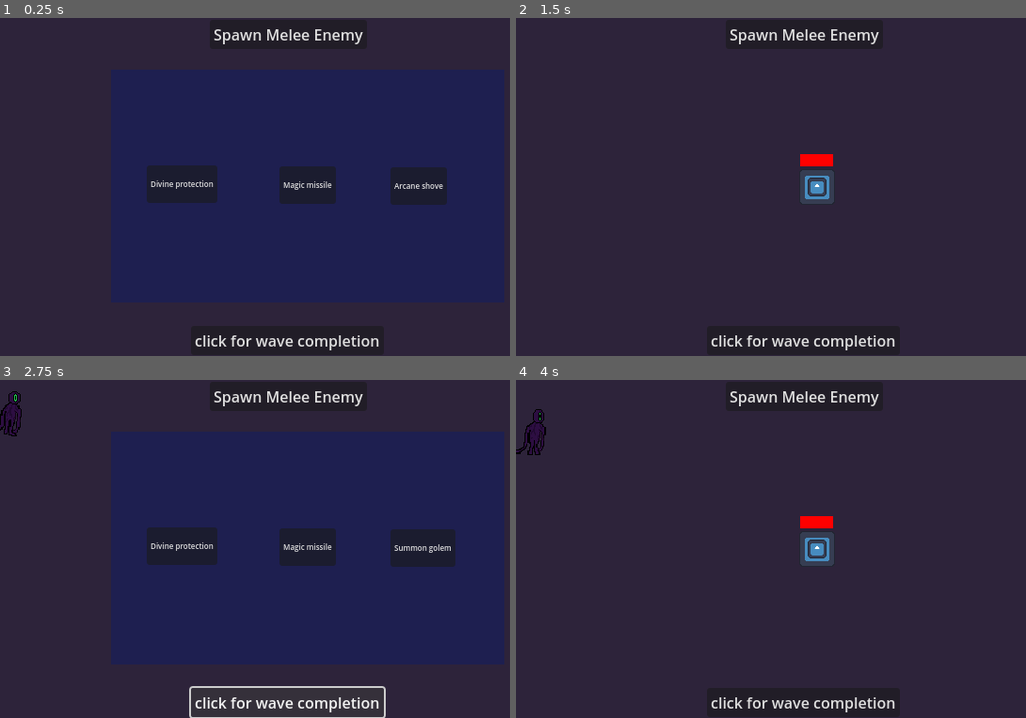
Above: before the commit, frames 1-4 (two rows, left to right).
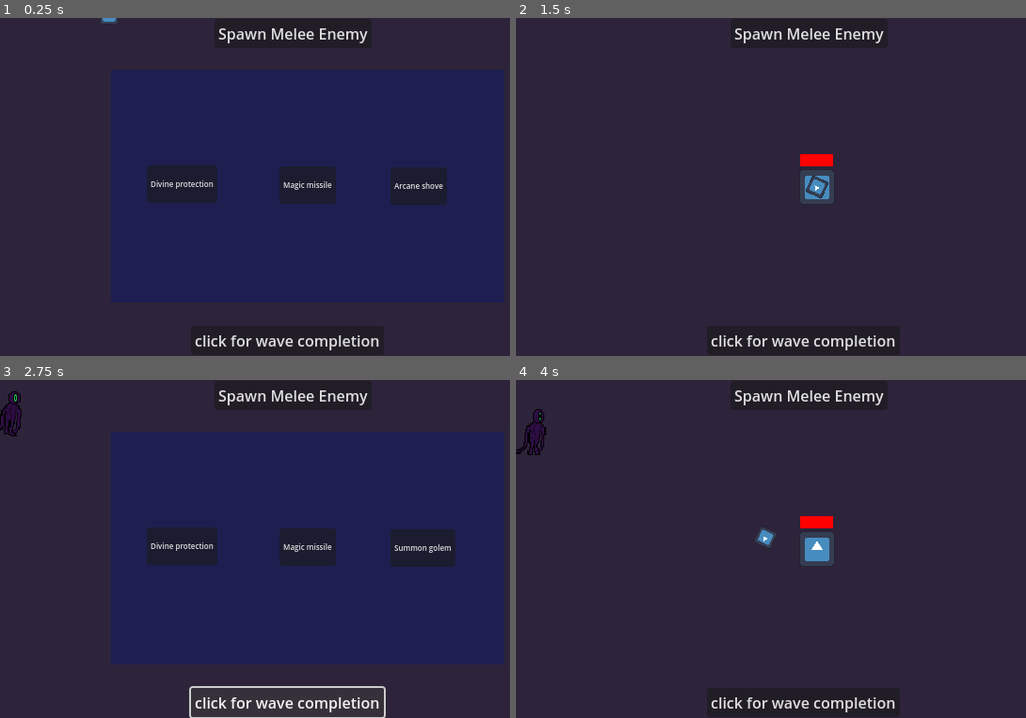
Above: after the commit, the same moments.

Repository: TobiasTV49/Informatica-Eindopdracht
Game: Godot game, scene res://Functionality/Scenes/main.tscn
The game is run twice, just before and just after one commit, with the same random seed, the same clock (stepped at 60 frames per second) and the same inputs. The engine's default icon, where the game draws it, is replaced by a stand-in: a white triangle on a blue panel in a dark square.
Inputs:
- Up to frame 1 (0.25 s): no input
- Up to frame 2 (1.5 s): click "Spawn Melee Enemy" at 0.5 s; click "Divine protection" at 1.25 s
- Up to frame 3 (2.75 s): click "click for wave completion" at 2 s
- Up to frame 4 (4 s): click "Magic missile" at 2.75 s; hold Right (right) from 3.53 s (still down); tap Space (temp_fire, bound only after the commit) at 3.6 s

The runs differ from the first frame. In frame 1, 0.7% of the frame differs, in the area x 19-73%, y 0-8%; in frame 2, 0.7%; in frame 3, 0.6%; in frame 4, 0.9%, in the area x 41-73%, y 3-53%.

Commit message:
bullet kinda working

Diff:
--- a/Functionality/Scenes/bullet.tscn
+++ b/Functionality/Scenes/bullet.tscn
@@ -5,7 +5,9 @@
 
 [sub_resource type="RectangleShape2D" id="RectangleShape2D_x5uif"]
 
-[node name="bullet" type="Area2D"]
+[node name="bullet" type="CharacterBody2D"]
+collision_layer = 2
+collision_mask = 2
 script = ExtResource("1_vt3w6")
 
 [node name="bulletTexture" type="Sprite2D" parent="."]
--- a/Functionality/Scenes/enemy.tscn
+++ b/Functionality/Scenes/enemy.tscn
@@ -75,11 +75,14 @@
 }]
 
 [sub_resource type="CapsuleShape2D" id="CapsuleShape2D_7d4ii"]
-radius = 6.0
-height = 24.0
+height = 44.0
 
 [sub_resource type="CircleShape2D" id="CircleShape2D_gcqi8"]
 radius = 38.0
+
+[sub_resource type="CapsuleShape2D" id="CapsuleShape2D_1mqi6"]
+radius = 14.0
+height = 46.0
 
 [node name="melee_enemy" type="CharacterBody2D" groups=["enemies"]]
 position = Vector2(23, 23)
@@ -91,20 +94,28 @@
 autoplay = "walking"
 
 [node name="Collision" type="CollisionShape2D" parent="."]
-position = Vector2(-2, -1)
+position = Vector2(-3, 0)
 shape = SubResource("CapsuleShape2D_7d4ii")
 
 [node name="AttackRange" type="Area2D" parent="."]
-position = Vector2(-6, -1)
-scale = Vector2(0.760001, 0.760001)
+position = Vector2(-4, -1)
+scale = Vector2(0.720001, 0.720001)
 
 [node name="RangeShape" type="CollisionShape2D" parent="AttackRange"]
-position = Vector2(3.94736, 0)
 shape = SubResource("CircleShape2D_gcqi8")
 
 [node name="Attacktimer" type="Timer" parent="."]
 wait_time = 0.5
 
+[node name="HitBox" type="Area2D" parent="."]
+collision_layer = 2
+collision_mask = 2
+
+[node name="HitBoxShape" type="CollisionShape2D" parent="HitBox"]
+position = Vector2(-3, 0)
+shape = SubResource("CapsuleShape2D_1mqi6")
+
 [connection signal="body_entered" from="AttackRange" to="." method="_on_attack_range_body_entered"]
 [connection signal="body_exited" from="AttackRange" to="." method="_on_attack_range_body_exited"]
 [connection signal="timeout" from="Attacktimer" to="." method="_on_attacktimer_timeout"]
+[connection signal="body_entered" from="HitBox" to="." method="_on_hit_box_body_entered"]
--- a/Functionality/Scenes/main.tscn
+++ b/Functionality/Scenes/main.tscn
@@ -14,6 +14,9 @@
 [node name="Camera2D" type="Camera2D" parent="Player"]
 zoom = Vector2(1.5, 1.5)
 
+[node name="bullet" parent="." instance=ExtResource("4_44lj5")]
+position = Vector2(139, 20)
+
 [node name="ColorRect" type="ColorRect" parent="."]
 z_index = -1
 offset_right = 322.0
@@ -21,21 +24,15 @@
 scale = Vector2(2, 2)
 color = Color(0.178436, 0.138157, 0.228629, 1)
 
-[node name="Area2D" parent="." instance=ExtResource("4_44lj5")]
-position = Vector2(250, 30)
-
-[node name="Bullet" parent="." instance=ExtResource("4_44lj5")]
-z_index = 1
-
 [node name="Enemies" type="Node2D" parent="."]
 
 [node name="CanvasLayer" type="CanvasLayer" parent="."]
 
 [node name="Button" type="Button" parent="CanvasLayer"]
-offset_left = 223.0
-offset_top = 2.0
-offset_right = 390.0
-offset_bottom = 33.0
+offset_left = 228.0
+offset_top = 1.0
+offset_right = 395.0
+offset_bottom = 32.0
 theme_override_font_sizes/font_size = 16
 text = "Spawn Melee Enemy"
 
@@ -43,6 +40,7 @@
 visible = false
 
 [node name="Temporary button" type="Button" parent="CanvasLayer"]
+texture_filter = 1
 offset_left = 203.0
 offset_top = 328.0
 offset_right = 408.0
--- a/Functionality/Scripts/bullet.gd
+++ b/Functionality/Scripts/bullet.gd
@@ -1,14 +1,15 @@
-extends Area2D
+extends CharacterBody2D
 
 var enemy_array: Array
 var shot: bool = false
 var enemy
 var direction
 var nearest_enemy = null
+const SPEED = 50
 
 
 func _process(delta: float) -> void:
-	enemy_array = get_tree().get_nodes_in_group("enemies") #dit is denk ik beter dan: = []
+	enemy_array = get_tree().get_nodes_in_group("enemies")
 	if enemy_array.size() > 0:
 		if nearest_enemy == null:
 			nearest_enemy = enemy_array[0]
@@ -19,13 +20,26 @@
 				nearest_enemy = i
 
 		if nearest_enemy != null:
-			pass
 			nearest_enemy.scale = Vector2(0.75, 0.75)
 
-	if shot == false:
-		if Global.player_health > 0:
-			position = $"../Player".position
+		if Input.is_action_just_pressed("temp_fire"):
+			shot = true
+
+		if shot == false:
+			look_at(nearest_enemy.position)
+			if Global.player_health > 0:
+				position = $"../Player".position
+
+	if shot == true:
+		print(rotation)
+		var move_vector = Vector2(1, 0).rotated(rotation)
+		velocity = move_vector * SPEED
+
+	move_and_slide()
+
 		#direction = Global.player_position - Global.enemy_position
+
+
 
 func bullet() -> void:
 	shot = true
--- a/Functionality/Scripts/melee_enemy.gd
+++ b/Functionality/Scripts/melee_enemy.gd
@@ -38,3 +38,9 @@
 func _on_attacktimer_timeout() -> void:
 	print("meleeAttack")
 	Global.player_health -= damage
+
+
+func _on_hit_box_body_entered(body: Node2D) -> void:
+	print("oy to the vay")
+	if body.name == "bullet":
+		self.queue_free()
--- a/project.godot
+++ b/project.godot
@@ -74,6 +74,11 @@
 "events": [Object(InputEventKey,"resource_local_to_scene":false,"resource_name":"","device":-1,"window_id":0,"alt_press …(191 unchanged characters)…
 ]
 }
+temp_fire={
+"deadzone": 0.5,
+"events": [Object(InputEventKey,"resource_local_to_scene":false,"resource_name":"","device":-1,"window_id":0,"alt_pressed":false,"shift_pressed":false,"ctrl_pressed":false,"meta_pressed":false,"pressed":false,"keycode":0,"physical_keycode":32,"key_label":0,"unicode":32,"location":0,"echo":false,"script":null)
+]
+}
 
 [rendering]
 
Not shown: 1 places in Functionality/Scenes/enemy.tscn that only renumber resources
